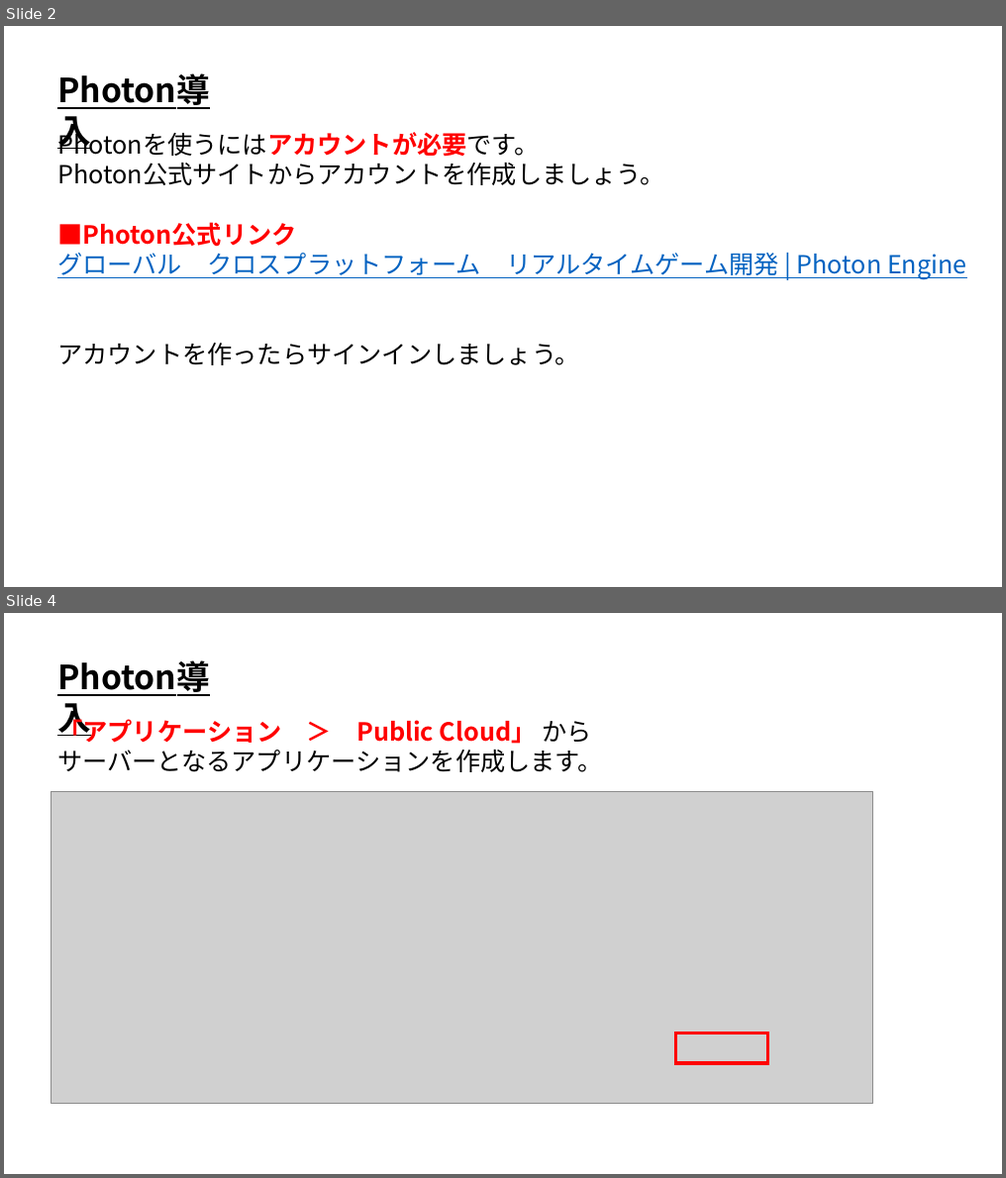
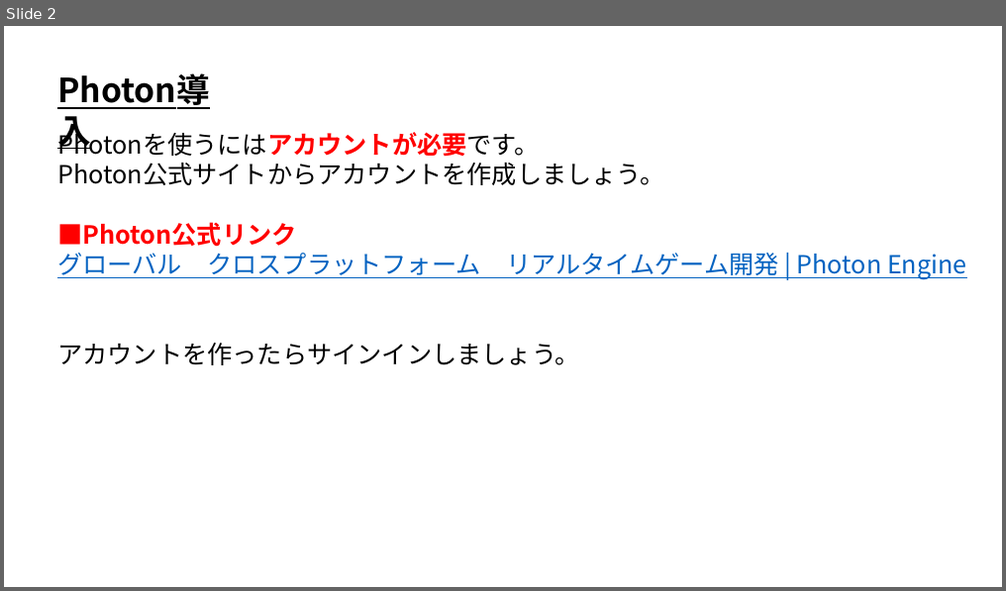
Before and after one commit to ArakiYusuke-Ohara/Textbook, a slide deck: ゲーム科3年/00_前期/オンラインゲームプログラミングⅡ/01_Photon導入.pptx. Shown one above the other, each under a label of ours: slides 2 and 4 before the commit, slide 2 after it; the slides between them are not shown. The pictures are 1006x1178 and 1006x591 pixels, drawn with LibreOffice and Linux fonts; fonts in the diff are those of the drawing; grey boxes stand for pictures. Boxes give left, top, right and bottom in pixels: in the first picture for what was removed or moved away, otherwise in the second. Text is boxed around its words. In the diff, an @@ line names an element or a change of style, - is before the commit and + after.

```diff
--- a/ゲーム科3年/00_前期/オンラインゲームプログラミングⅡ/01_Photon導入.pptx
+++ b/ゲーム科3年/00_前期/オンラインゲームプログラミングⅡ/01_Photon導入.pptx
@@ slide 4 removed at box(4, 613, 1002, 1174), background #FFFFFF @@
@@ text removed at box(51, 654, 251, 701) @@
-Photon導入
@@ text removed at box(57, 715, 602, 772) @@
-「アプリケーション ＞ Public Cloud」 から
-サーバーとなるアプリケーションを作成します。
@@ picture removed at box(51, 792, 873, 1103) @@
@@ rectangle removed at box(676, 1033, 767, 1063) @@
```
Also in this commit, not shown: 5 slides changed, 4 slides added, 2 other slides removed, 8 other files.
